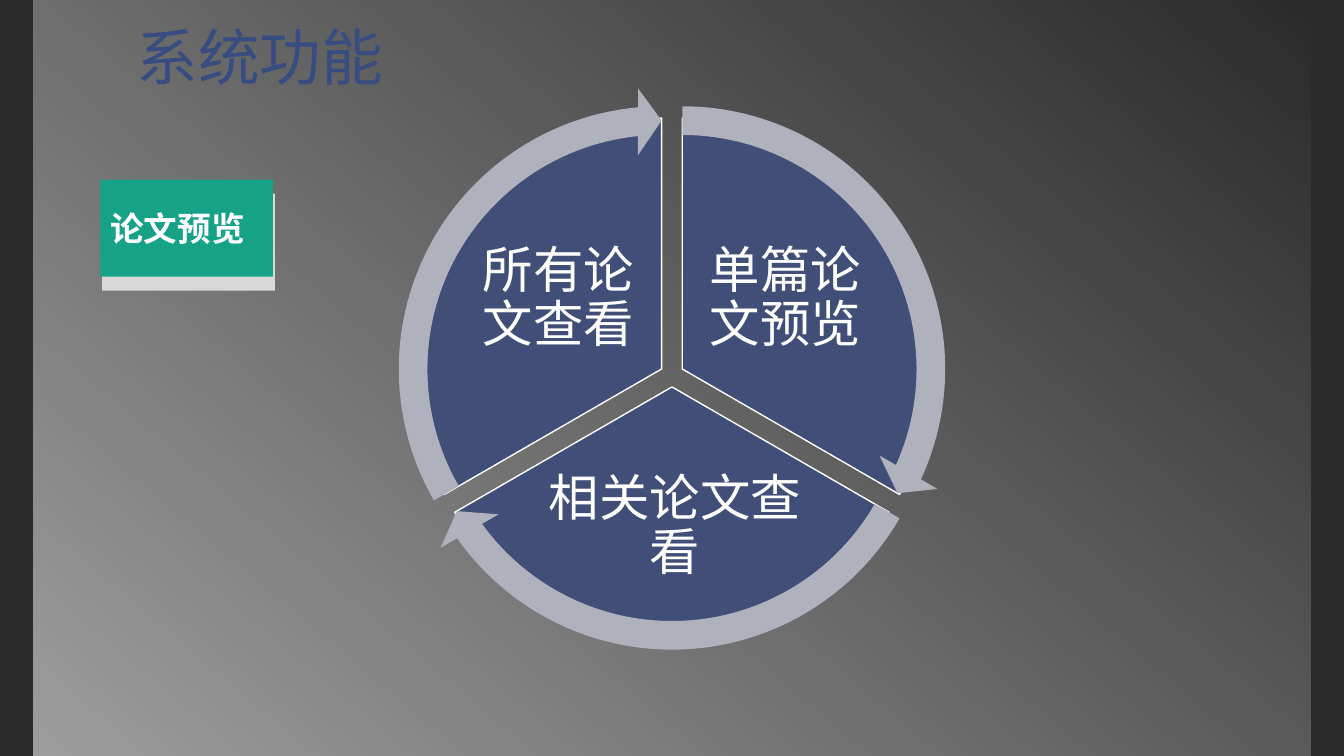
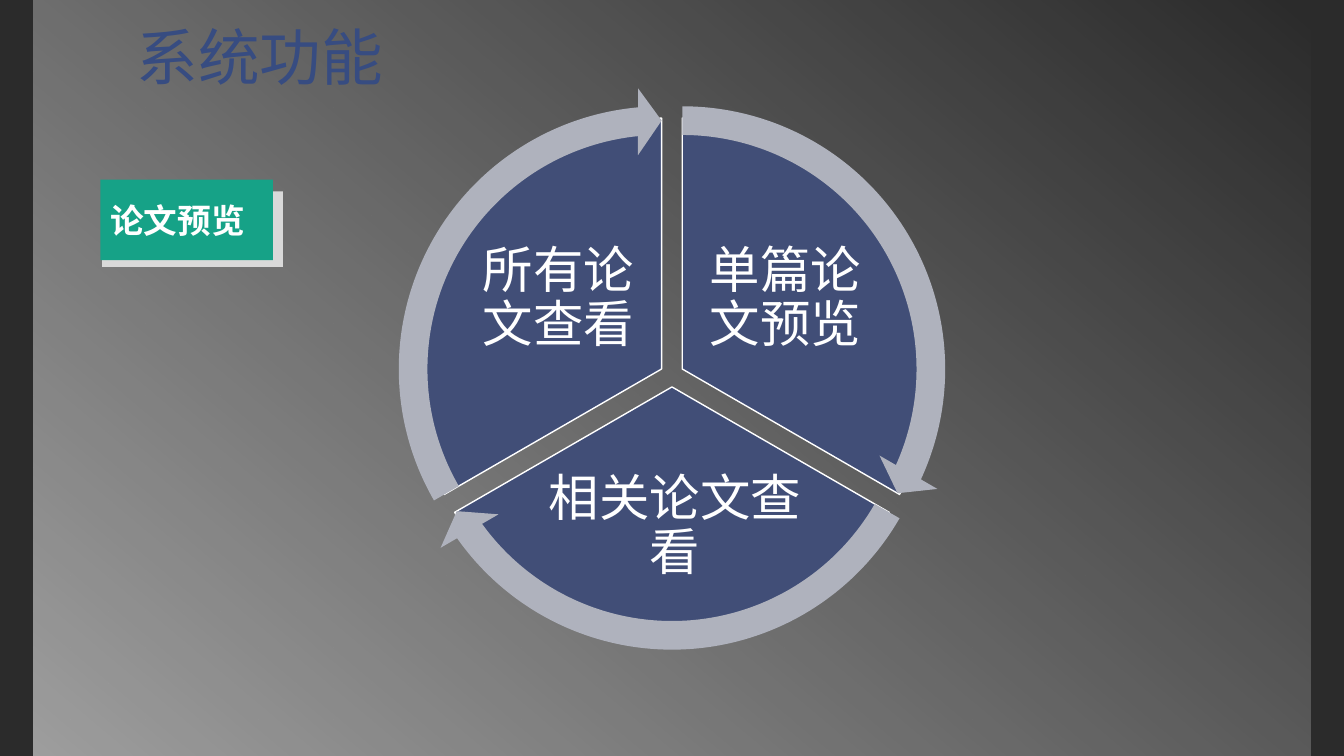
Before and after one commit to smallSand/files, a slide deck: slide 8 of doc/my/物理学论文网站的设计与实现.pptx (slide 6 before the commit). Drawn at 1344x756 pixels with LibreOffice and Linux fonts; fonts in the diff are those of the drawing; background and template pictures are left out; a plain dark background stands for a picture behind light text. Boxes give left, top, right and bottom in pixels: in the first picture for what was removed or moved away, otherwise in the second. Text is boxed around its words. In the diff, an @@ line names an element or a change of style, - is before the commit and + after.

```diff
--- a/doc/my/物理学论文网站的设计与实现.pptx
+++ b/doc/my/物理学论文网站的设计与实现.pptx
@@ rectangle "论文预览": place and size @@
-rectangle "论文预览" at [101, 179, 273, 276]
+rectangle "论文预览" at [101, 179, 273, 260]
@@ rectangle: place and size @@
-rectangle at [102, 194, 274, 290]
+rectangle at [102, 192, 282, 267]
```
Also in this commit, not shown: 2 other slides changed, 6 slides added.
